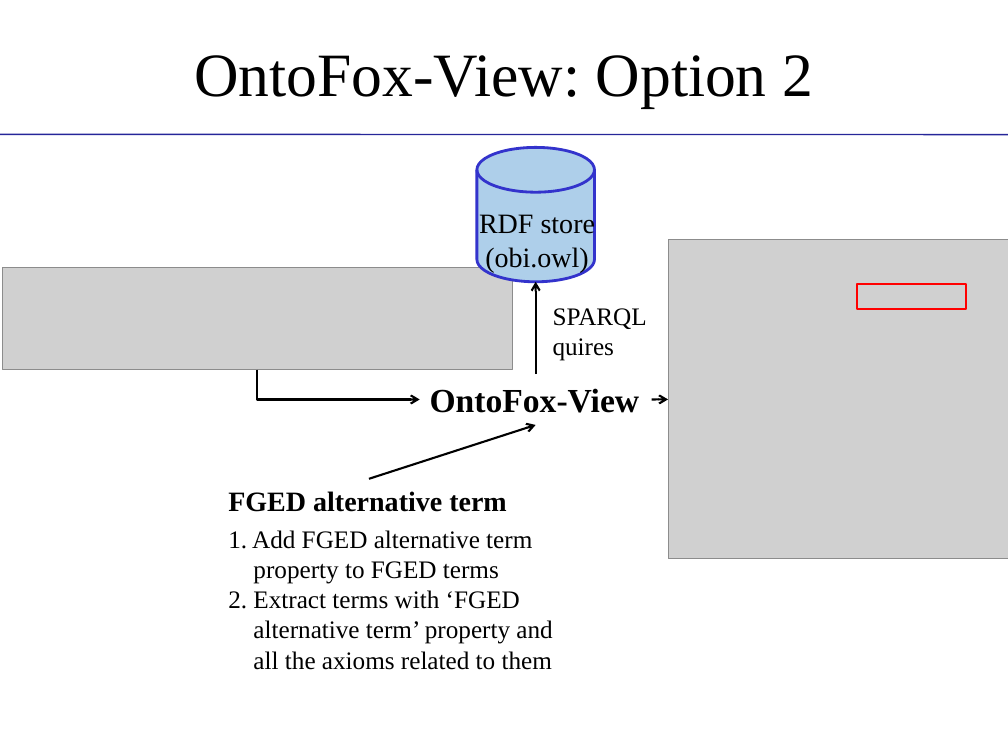
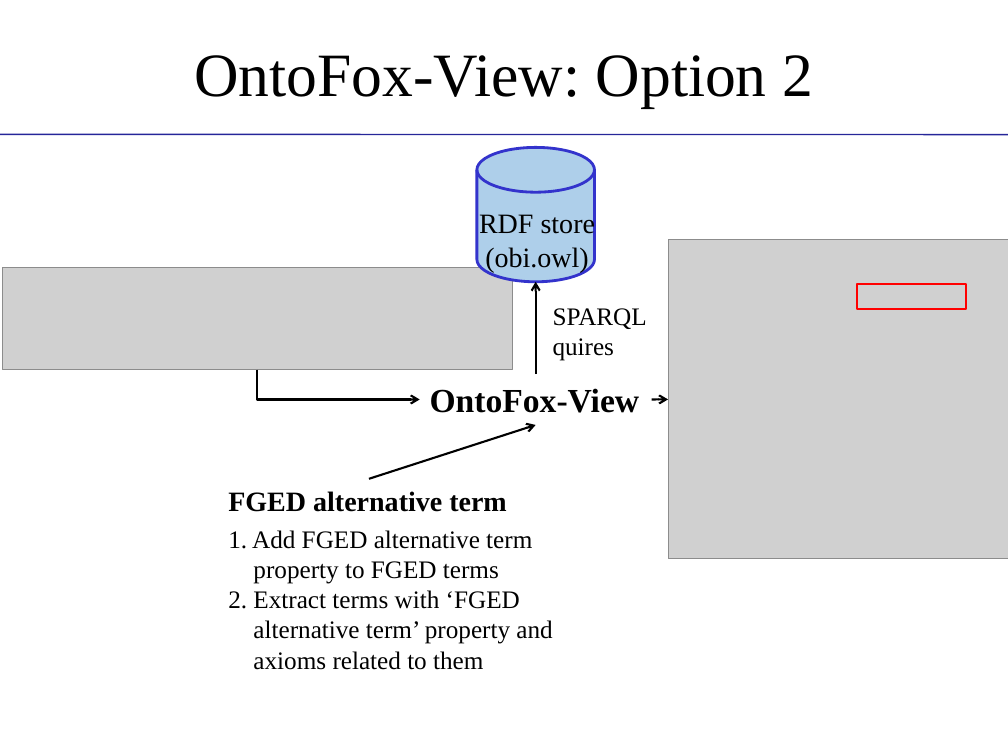
Before and after one commit to obi-ontology/obi-legacy-svn, a slide deck: slide 16 of trunk/docs/presentations/OBI tutorial July 2011 ICBO/MIREOT-View.pptx. Drawn at 1008x756 pixels with LibreOffice and Linux fonts; fonts in the diff are those of the drawing; grey boxes stand for pictures; background and template pictures are left out. Boxes give left, top, right and bottom in pixels: in the first picture for what was removed or moved away, otherwise in the second. Text is boxed around its words. In the diff, an @@ line names an element or a change of style, - is before the commit and + after.

Commit message:
Corrected typos, clarified some points, added citation to paper, removed 'easy to use' - let people decide that themselves, adjusted acknowlegements, changed 'all axioms' to 'axioms', removed science commons logo

```diff
--- a/trunk/docs/presentations/OBI tutorial July 2011 ICBO/MIREOT-View.pptx
+++ b/trunk/docs/presentations/OBI tutorial July 2011 ICBO/MIREOT-View.pptx
@@ text at <box>253,651,483,670</box>: text changed @@
-all the axioms related to them
+axioms related to them
```
Also in this commit, not shown: 12 other slides changed.
